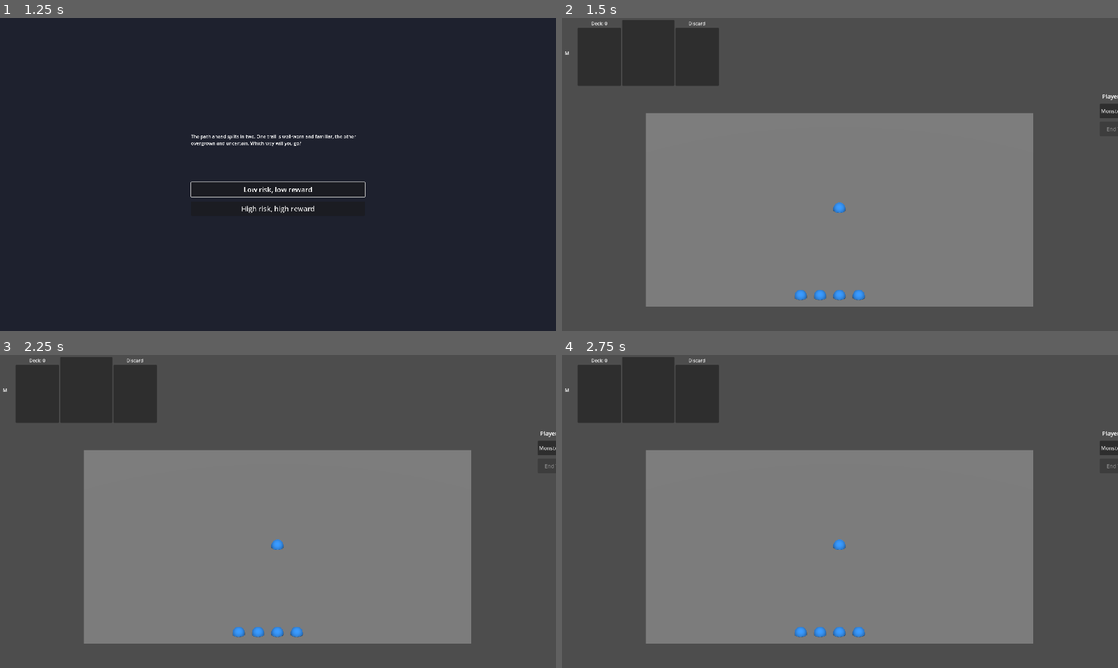
Above: before the commit, frames 1-4 (two rows, left to right).
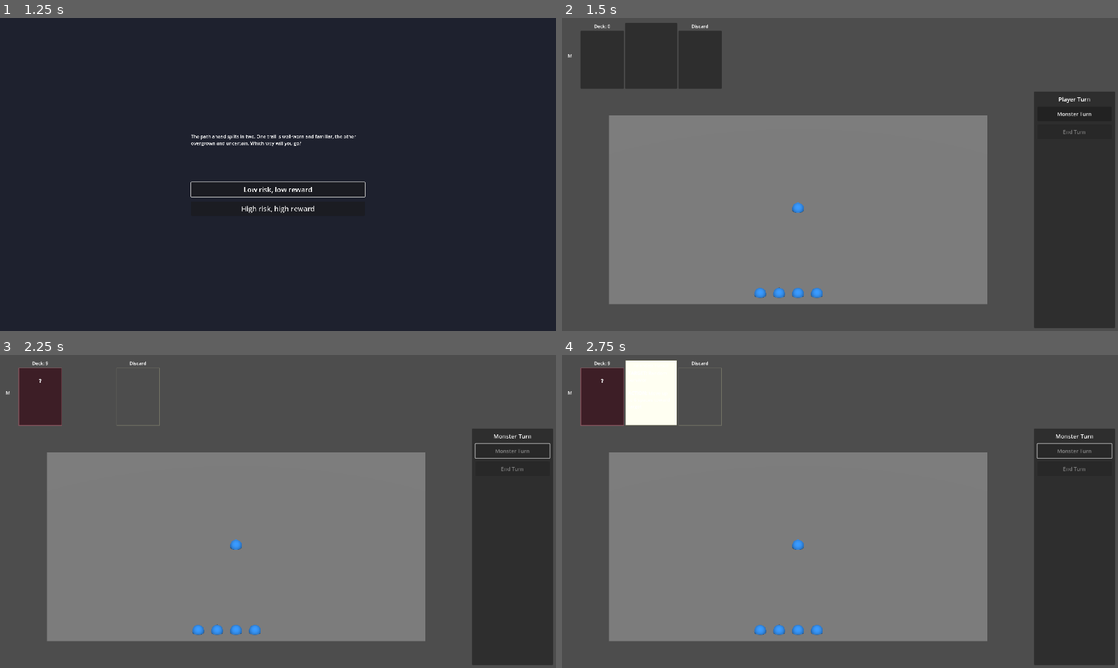
Above: after the commit, the same moments.

Repository: aartcmeijer-hash/silt-2
Game: Godot game, scene res://scenes/menus/main_menu.tscn
Same seed, same stepped clock (60 frames per second), same inputs: the game is played once before the commit and once after it.
Inputs (mouse positions are in pixels of both pictures, inside the frame that each line leads up to):
- Up to frame 1 (1.25 s): click "Play" at 0.5 s
- Up to frame 2 (1.5 s): click "Low risk, low reward" at 1.25 s
- Up to frame 3 (2.25 s): click (511, 452) at 2 s, where only the run after the commit has a clickable "Monster Turn"
- Up to frame 4 (2.75 s): no input

Frame 1 is identical in both runs. In frame 2, 22% of the frame differs, in the area x 0-100%, y 0-100%; in frame 3, 25%; in frame 4, 25%.

Commit message:
fix: adjust control panel positioning to prevent off-screen display
- Set TacticalUI to fixed width of 280px
- Add spacing between game view and controls
- Add margins around entire layout
- Use SHRINK_CENTER flag to prevent expansion

Co-Authored-By: Claude Sonnet 4.5 <noreply@anthropic.com>

Diff:
--- a/scenes/game/tactical_game_screen.tscn
+++ b/scenes/game/tactical_game_screen.tscn
@@ -19,6 +19,10 @@
 anchors_preset = 15
 anchor_right = 1.0
 anchor_bottom = 1.0
+offset_left = 10.0
+offset_top = 10.0
+offset_right = -10.0
+offset_bottom = -10.0
 grow_horizontal = 2
 grow_vertical = 2
 
@@ -36,6 +40,7 @@
 [node name="HBoxContainer" type="HBoxContainer" parent="VBoxContainer"]
 layout_mode = 2
 size_flags_vertical = 3
+theme_override_constants/separation = 10
 
 [node name="SubViewportContainer" type="SubViewportContainer" parent="VBoxContainer/HBoxContainer"]
 layout_mode = 2
@@ -66,7 +71,9 @@
 [node name="EntityContainer" type="Node3D" parent="VBoxContainer/HBoxContainer/SubViewportContainer/SubViewport/GameWorld/IsometricGrid"]
 
 [node name="TacticalUI" parent="VBoxContainer/HBoxContainer" instance=ExtResource("3_ui")]
+custom_minimum_size = Vector2(280, 0)
 layout_mode = 2
+size_flags_horizontal = 4
 anchors_preset = 0
 anchor_left = 0.0
 anchor_top = 0.0
@@ -74,7 +81,7 @@
 anchor_bottom = 0.0
 offset_left = 0.0
 offset_top = 0.0
-offset_right = 0.0
+offset_right = 280.0
 offset_bottom = 0.0
 grow_horizontal = 1
 
